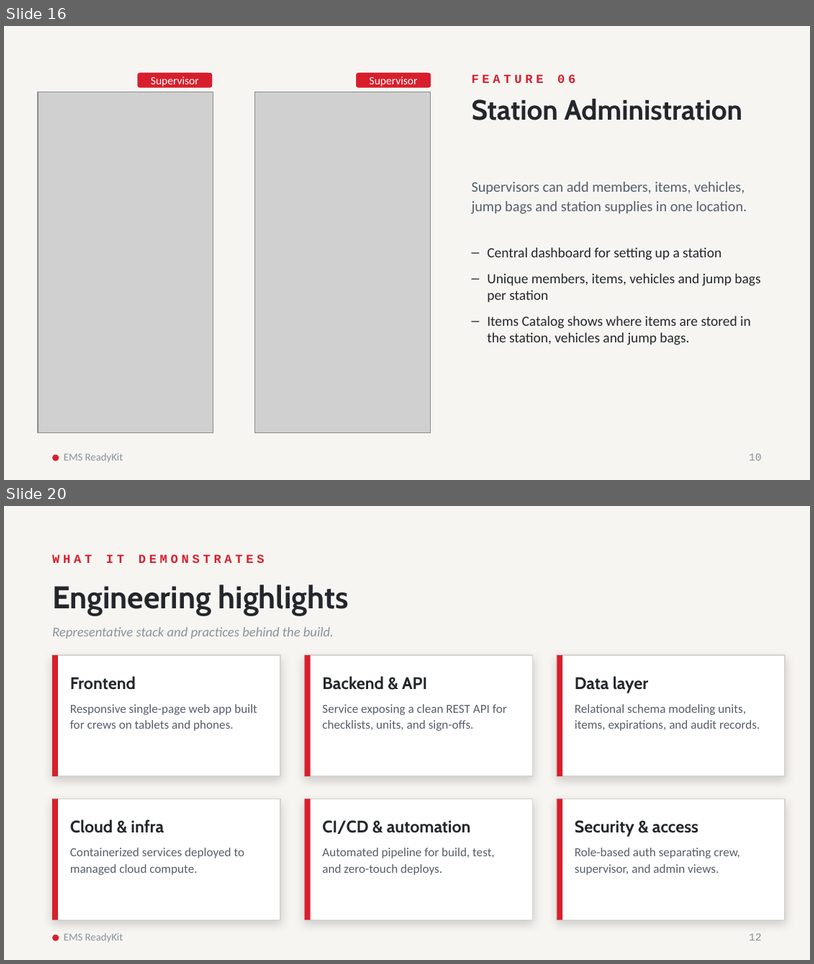
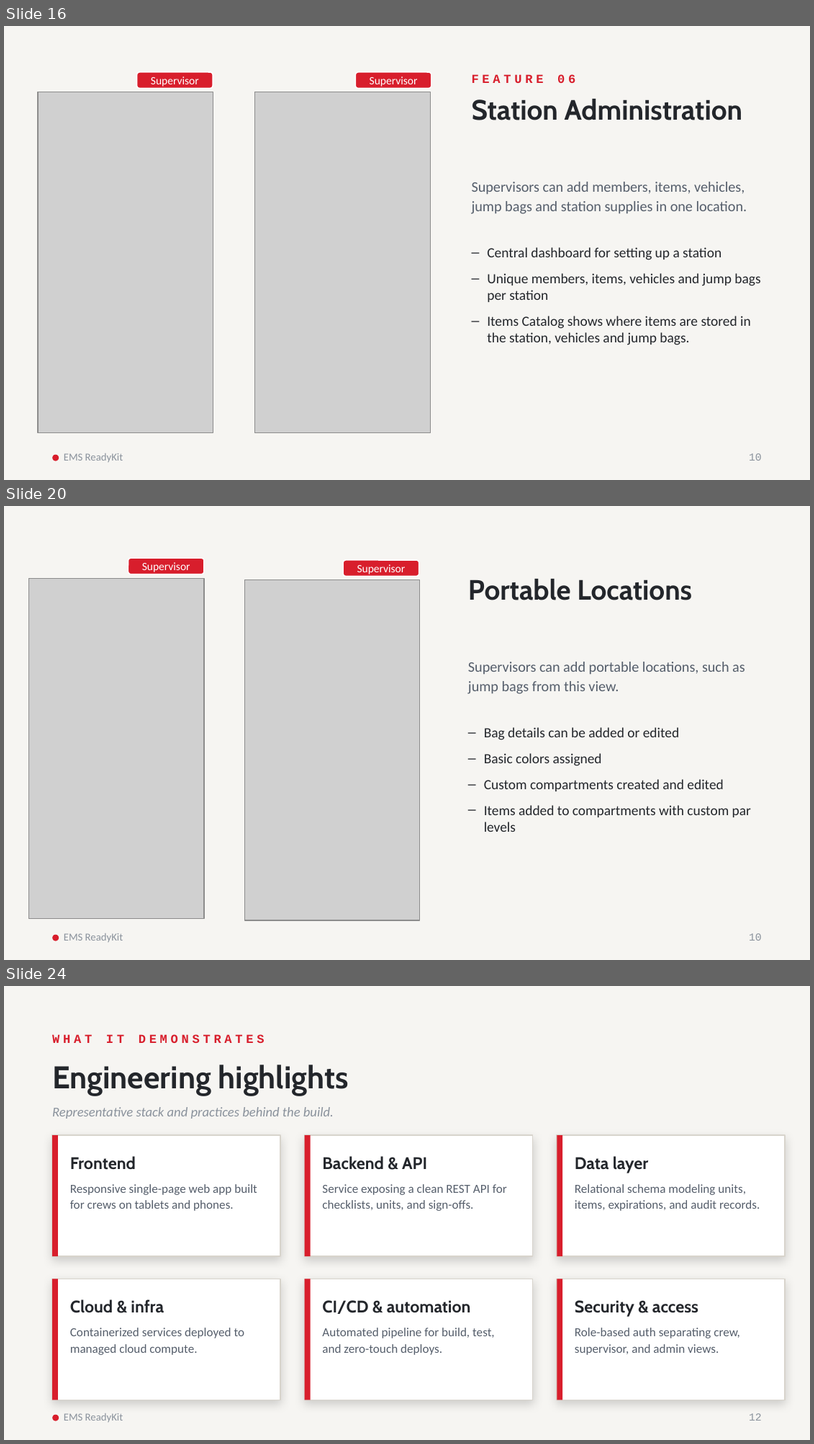
Before and after one commit to Jinniyah/EMS_ReadyKit, a slide deck: docs/evidence/live_deployment/LIVE01-05_EMS_ReadyKit_WebApp.pptx. Shown one above the other, each under a label of ours: slides 16 and 20 before the commit, slides 16, 20 and 24 after it; the slides between them are not shown. The pictures are 814x964 and 814x1444 pixels, drawn with LibreOffice and Linux fonts; fonts in the diff are those of the drawing; grey boxes stand for pictures. Boxes give left, top, right and bottom in pixels: in the first picture for what was removed or moved away, otherwise in the second. Text is boxed around its words. In the diff, an @@ line names an element or a change of style, - is before the commit and + after.

```diff
--- a/docs/evidence/live_deployment/LIVE01-05_EMS_ReadyKit_WebApp.pptx
+++ b/docs/evidence/live_deployment/LIVE01-05_EMS_ReadyKit_WebApp.pptx
@@ slide 20 added at [4,506,810,960], background #F6F5F2 @@
@@ rounded rectangle added at [128,559,204,574], fill #D81E2C, outline #FFFFFF 1 pt, 10 pt, text #FFFFFF @@
+Supervisor
@@ rounded rectangle added at [344,560,419,576], fill #D81E2C, outline #FFFFFF 1 pt, 10 pt, text #FFFFFF @@
+Supervisor
@@ picture added at [29,579,205,919] @@
@@ picture added at [245,580,420,921] @@
@@ text added at [468,579,692,600], 25 pt, text #23262B, bold @@
+Portable Locations
@@ text added at [468,662,746,694], 13 pt, text #555E6B @@
+Supervisors can add portable locations, such as jump bags from this view.
@@ text added at [484,727,751,831], 12.5 pt, text #23262B @@
+– Bag details can be added or edited
+– Basic colors assigned
+– Custom compartments created and edited
+– Items added to compartments with custom par levels
@@ ellipse added at [52,934,59,941], fill #D81E2C @@
@@ text added at [64,933,124,942], 9.5 pt, text #8A929C @@
+EMS ReadyKit
@@ text added at [749,933,762,940], 9.5 pt, text #8A929C @@
+10
@@ what was slide 20 is now slide 24 @@
```
Also in this commit, not shown: 7 slides changed, 3 other slides added.
